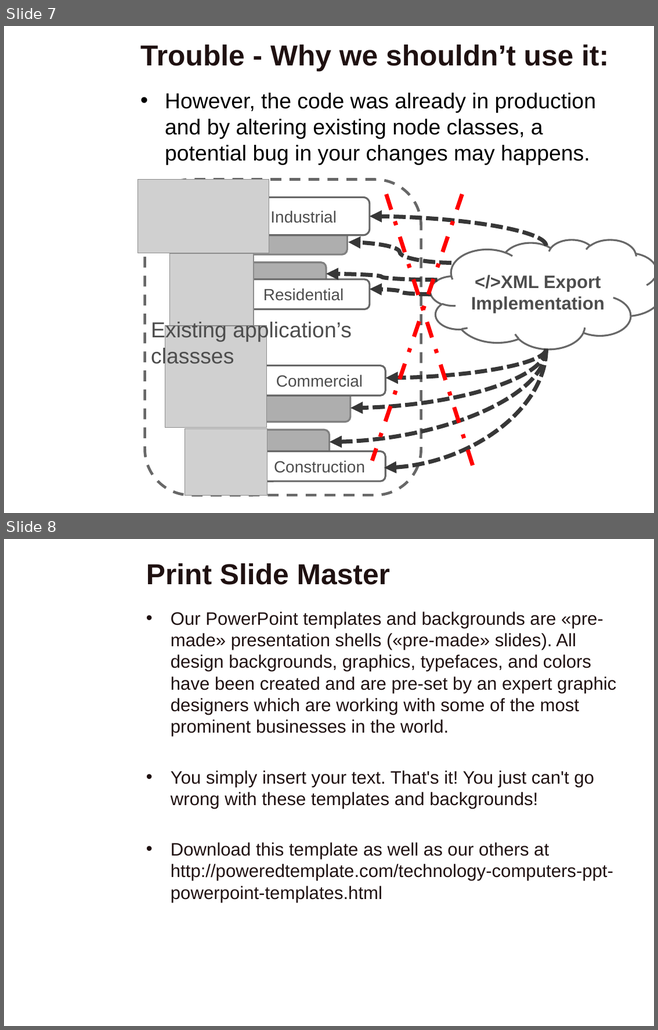
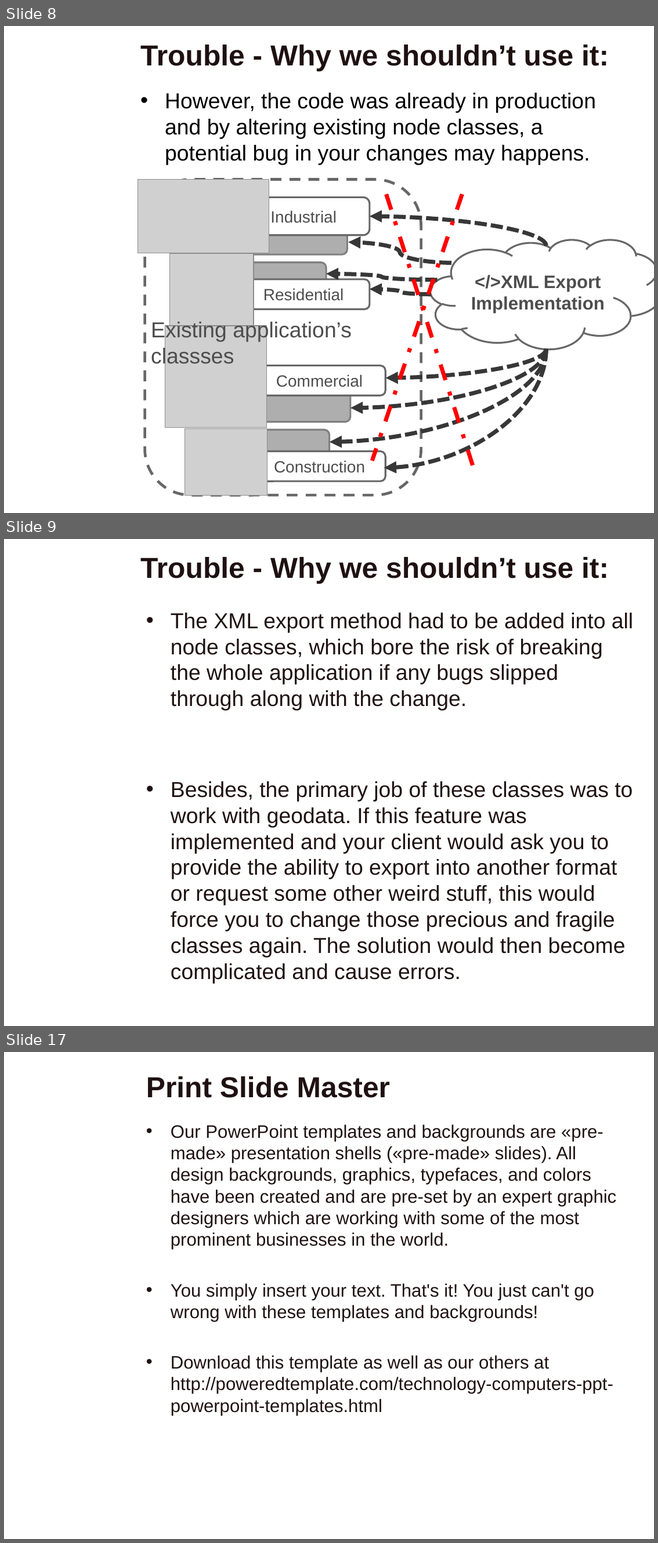
Before and after one commit to VThanhPhuc/CS202-Group-9, a slide deck: Design Pattern.pptx. Shown one above the other, each under a label of ours: slides 7 and 8 before the commit, slides 8, 9 and 17 after it; the slides between them are not shown. The pictures are 658x1030 and 658x1543 pixels, drawn with LibreOffice and Linux fonts; fonts in the diff are those of the drawing; grey boxes stand for pictures; background and template pictures are left out. Boxes give left, top, right and bottom in pixels: in the first picture for what was removed or moved away, otherwise in the second. Text is boxed around its words. In the diff, an @@ line names an element or a change of style, - is before the commit and + after.

```diff
--- a/Design Pattern.pptx
+++ b/Design Pattern.pptx
@@ slide 9 added at (4, 539, 654, 1026), background picture (left out) @@
@@ text added at (140, 557, 608, 584), 32 pt, text #1F1111, bold @@
+Trouble - Why we shouldn’t use it:
@@ text added at (170, 613, 633, 983), 24 pt, text #1F1111 @@
+• The XML export method had to be added into all node classes, which bore the risk of breaking the whole application if any bugs slipped through along with the change.
+• Besides, the primary job of these classes was to work with geodata. If this feature was implemented and your client would ask you to provide the ability to export into another format or request some other weird stuff, this would force you to change those precious and fragile classes again. The solution would then become complicated and cause errors.
@@ what was slide 7 is now slide 8 @@
@@ what was slide 8 is now slide 17 @@
```
Also in this commit, not shown: 1 slide changed, 8 other slides added.
